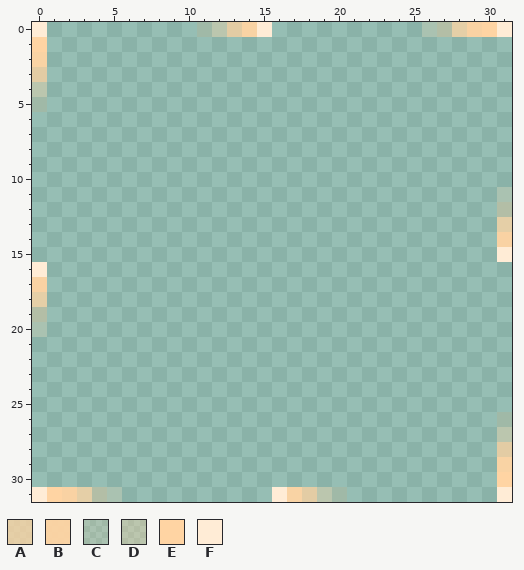
A pixel-art sprite gets an edit: InParallel Art Assets/ComponentHover1.png. The picture above is the old version.
The file is 32x32 pixels. Colours within 5 levels of each other are drawn and written as one.
Palette (. is transparent): A #ffd4a3c1  B #ffd4a3f1  C #ffd4a331  D #ffd4a359  E #ffd4a3  F #ffecd6
Pixels before, first column x 0:
 0 F..........CDABF..........CDABEF
 1 E...............................
 2 B...............................
 3 A...............................
 4 D...............................
 5 C...............................
 6 ................................
 7 ................................
 8 ................................
 9 ................................
10 ................................
11 ...............................C
12 ...............................D
13 ...............................A
14 ...............................B
15 ...............................F
16 F...............................
17 B...............................
18 A...............................
19 D...............................
20 C...............................
21 ................................
22 ................................
23 ................................
24 ................................
25 ................................
26 ...............................C
27 ...............................D
28 ...............................A
29 ...............................B
30 ...............................E
31 FEBADC..........FBADC..........F
Once edited:
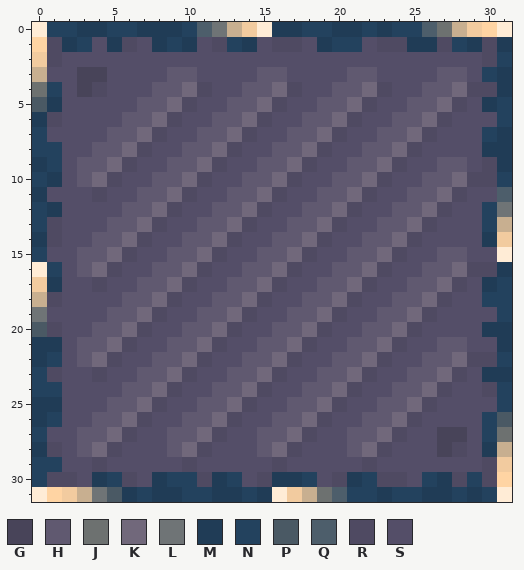
Colours new in this view: G #484459  H #605970  J #6d7170  K #71687b  L #6f7476  M #203c56  N #23425e  P #4a5964  Q #4d5e6b  R #4f4a62  S #544e68
Author's note on the commit: Add files via upload Hover Sprites with Compinent tiles added in the backgrund.
Change:
colour A: #ffd4a3c1 -> #c8af90
colour B: #ffd4a3f1 -> #f2cb9f
y 0: x 1..12 ..........CD -> NNMMNNMMMNQL; x 16..27 ..........CD -> MMNNMMNMNNQJ
y 1: x 1..31 ............................... -> RMNSMRSMNMSRNMSRRSMNNSRRMMRNMRM
y 2: x 1..31 ............................... -> RSSSSSSSSSSSSSSSSSSSSSSSSSSSSRN
y 3: x 1..31 ............................... -> SSGGSSSSHHSSSSHHSSSSHHSSSSHHSNM
y 4: x 0..31 D............................... -> JNSGRSSSHHKRSSHHKRSSHHKRSSHHKRRM
y 5: x 0..31 C............................... -> PMSSSSSHHKRSSHHKRSSHHKRSSHHKRSMN
y 6: x 0..31 ................................ -> MRSSSSHHKRSSHHKRSSHHKRSSHHKRSSSN
y 7: x 0..31 ................................ -> NSSSSHHKRSSHHKRSSHHKRSSHHKRSSSNM
y 8: x 0..31 ................................ -> NNSSHHKRSSHHKRSSHHKRSSHHKRSSSSMM
y 9: x 0..31 ................................ -> MNSHHKRSSHHKRSSHHKRSSHHKRSSHHSRM
y 10: x 0..31 ................................ -> NMSHKRSSHHKRSSHHKRSSHHKRSSHHKRRN
y 11: x 0..31 ...............................C -> MSSSRSSHHKRSSHHKRSSHHKRSSHHKRSSQ
y 12: x 0..31 ...............................D -> NMSSSSHHKRSSHHKRSSHHKRSSHHKRSSNL
y 13: x 0..30 ............................... -> NRSSSHHKRSSHHKRSSHHKRSSHHKRSSSN
y 14: x 0..30 ............................... -> MRSSHHKRSSHHKRSSHHKRSSHHKRSSSSM
y 15: x 0..30 ............................... -> NSSHHKRSSHHKRSSHHKRSSHHKRSSHHSS
y 16: x 1..31 ............................... -> NSHKRSSHHKRSSHHKRSSHHKRSSHHKRRM
y 17: x 1..31 ............................... -> MSSRSSHHKRSSHHKRSSHHKRSSHHKRSMN
y 18: x 1..31 ............................... -> RSSSSHHKRSSHHKRSSHHKRSSHHKRSSNN
y 19: x 0..31 D............................... -> LSSSSHHKRSSHHKRSSHHKRSSHHKRSSSSN
y 20: x 0..31 C............................... -> PRSSHHKRSSHHKRSSHHKRSSHHKRSSSSMM
y 21: x 0..31 ................................ -> MMSHHKRSSHHKRSSHHKRSSHHKRSSHHSSM
y 22: x 0..31 ................................ -> MNSHKRSSHHKRSSHHKRSSHHKRSSHHKRRN
y 23: x 0..31 ................................ -> NRSSRSSHHKRSSHHKRSSHHKRSSHHKRSMM
y 24: x 0..31 ................................ -> NNSSSSHHKRSSHHKRSSHHKRSSHHKRSSRN
y 25: x 0..31 ................................ -> MMSSSHHKRSSHHKRSSHHKRSSHHKRSSSSN
y 26: x 0..31 ...............................C -> MNSSHHKRSSHHKRSSHHKRSSHHKRSSSSNP
y 27: x 0..31 ...............................D -> NSSHHKRSSHHKRSSHHKRSSHHKRSSGGSNJ
y 28: x 0..30 ............................... -> MRSHKRSSSHKRSSSHKRSSSHKRSSSGRSM
y 29: x 0..30 ............................... -> NNSSRSSSSSRSSSSSRSSSSSRSSSSSSSR
y 30: x 0..30 ............................... -> NRRSMNRSMNNRMNSRMMNSRMNRRSNMRNR
y 31: x 4..15 DC.......... -> LPMNMMNNMMNM; x 19..30 DC.......... -> JQNNMNNMMNMN
Changed places in both pictures, as pixel boxes (x1, y1, x2, y2):
changed: (32, 22, 512, 502)
